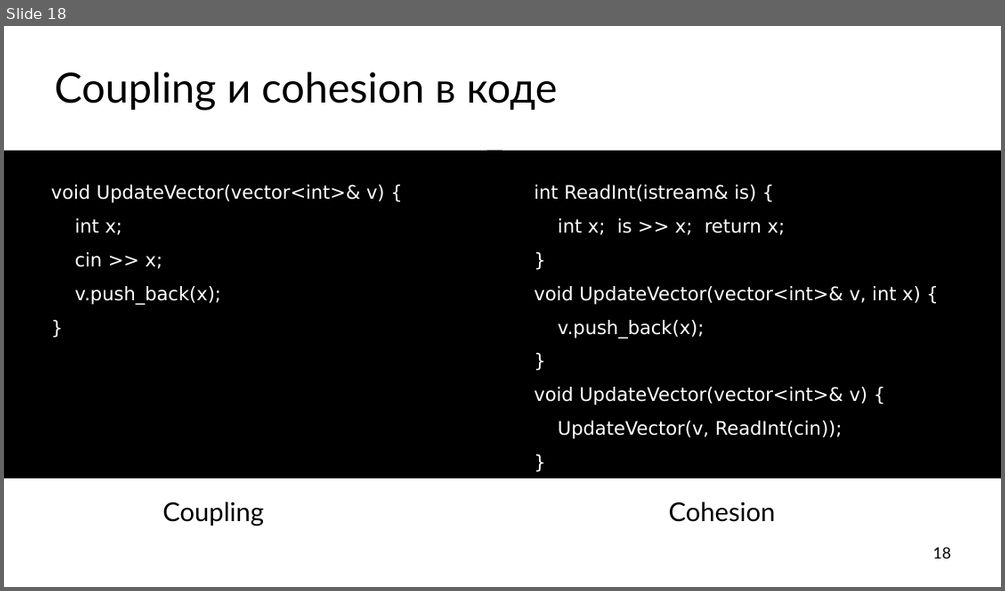
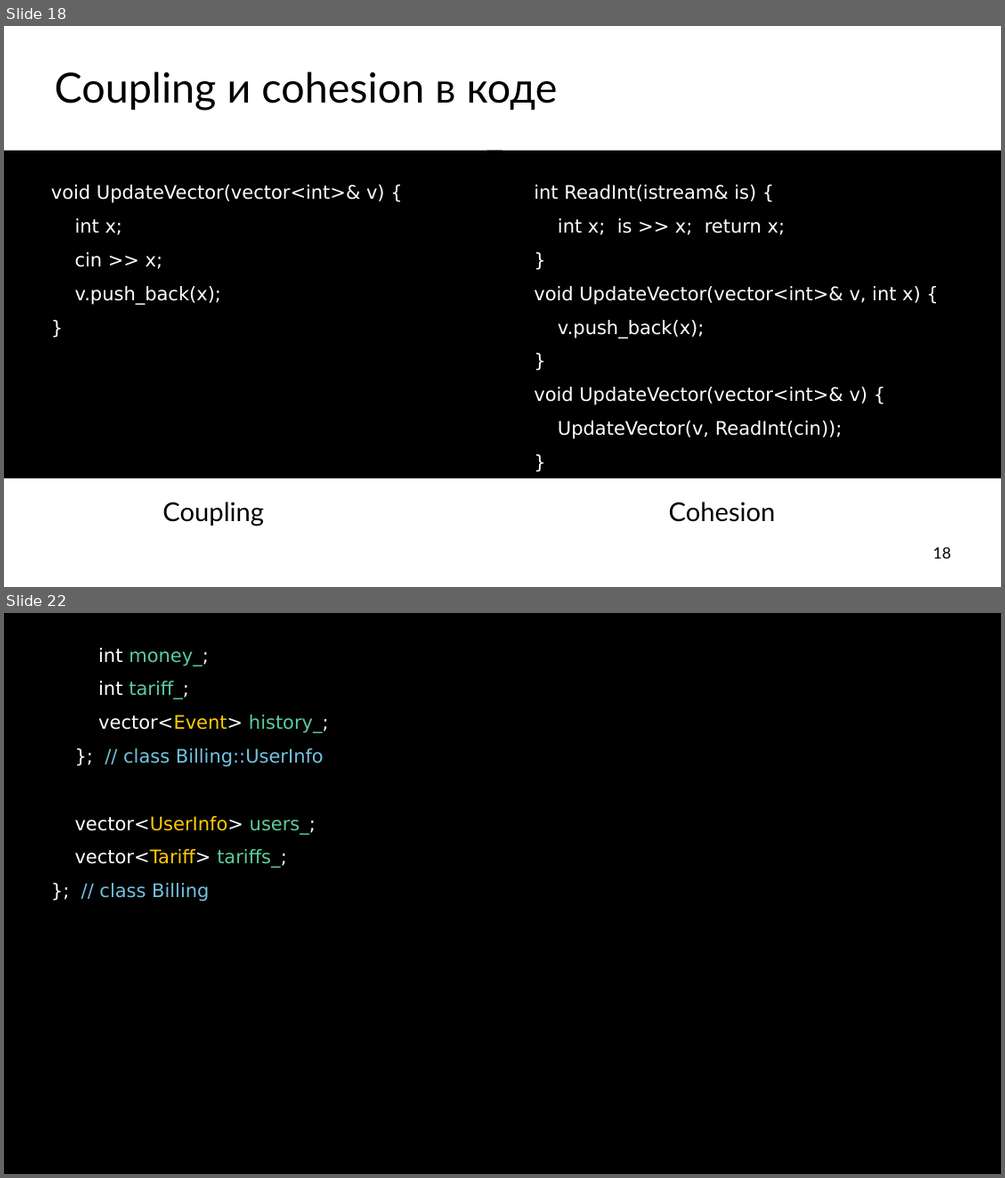
Before and after one commit to ishfb/cpprus17, a slide deck: slides.pptx. Shown one above the other, each under a label of ours: slide 18 before the commit, slides 18 and 22 after it; the slides between them are not shown. The pictures are 1005x591 and 1005x1178 pixels, drawn with LibreOffice and Linux fonts; fonts in the diff are those of the drawing. Boxes give left, top, right and bottom in pixels: in the first picture for what was removed or moved away, otherwise in the second. Text is boxed around its words. In the diff, an @@ line names an element or a change of style, - is before the commit and + after.

```diff
--- a/slides.pptx
+++ b/slides.pptx
@@ slide 22 added at box(4, 613, 1001, 1174), background #FFFFFF @@
@@ text added at box(4, 613, 1001, 1174), fill #000000, 36 pt, text #FFFFFF @@
+int money_;
+int tariff_;
+vector<Event> history_;
+}; // class Billing::UserInfo
+vector<UserInfo> users_;
+vector<Tariff> tariffs_;
+}; // class Billing
```
Also in this commit, not shown: 1 slide changed, 6 other slides added, 1 slide removed, 1 other file.
